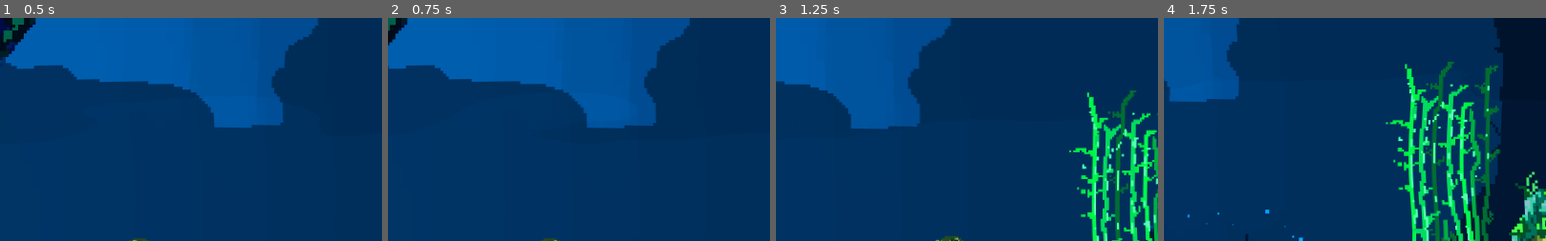
Above: before the commit, frames 1-4 (left to right).
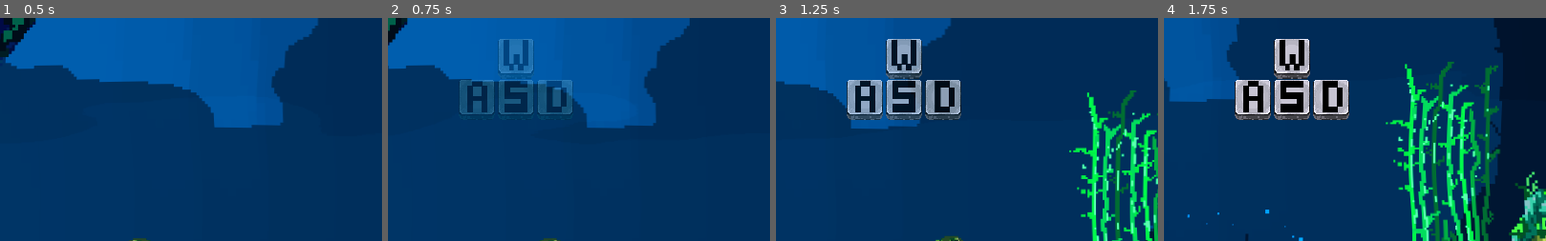
Above: after the commit, the same moments.

Repository: Gerchis/JamTeamSeas
Game: Godot game, scene res://Scenes/GameScene/GameScene.tscn
Two runs of this game, one before a commit and one after it. Both use one fixed random seed, a clock stepped at 60 frames per second and the inputs below. This scene is started directly instead of the project's main scene.
Inputs:
- Up to frame 1 (0.5 s): no input
- Up to frame 2 (0.75 s): hold D (right) from 0.53 s (still down)
- Up to frame 3 (1.25 s): keep holding D (right)
- Up to frame 4 (1.75 s): release D (right) at 1.28 s; hold S (down) from 1.28 s (still down)
The pictures show only the part of the screen within x 32-82%, y 0-50%; the shares and areas given below are measured in that part.

Frame 1 is identical in both runs. In frame 2, 5.0% of the frame differs, in the area x 18-49%, y 9-44%; in frame 3, 6.7%; in frame 4, 6.7%, in the area x 18-49%, y 9-46%.

Commit message:
NewBackground

Diff:
--- a/Scenes/GameScene/GameScene.tscn
+++ b/Scenes/GameScene/GameScene.tscn
@@ -19,6 +19,14 @@
 [ext_resource path="res://shader/BlackWhite.tres" type="Material" id=17]
 [ext_resource path="res://Scripts/GameAssets/GameScene.gd" type="Script" id=18]
 [ext_resource path="res://Circle.png" type="Texture" id=19]
+[ext_resource path="res://2DImage_WASD_Keys.png" type="Texture" id=20]
+[ext_resource path="res://2D_RUN.png" type="Texture" id=21]
+[ext_resource path="res://_0004_Break_beachCoral_001.png" type="Texture" id=22]
+[ext_resource path="res://_0002_Break_reefCoral_001.png" type="Texture" id=23]
+[ext_resource path="res://_0001_Break_shadow1rsPlane_001.png" type="Texture" id=24]
+[ext_resource path="res://_0006_Break_background_001.png" type="Texture" id=25]
+[ext_resource path="res://_0005_Break_reefCoral_002.png" type="Texture" id=26]
+[ext_resource path="res://_0003_Break_seaWeed_001.png" type="Texture" id=27]
 
 [sub_resource type="RectangleShape2D" id=1]
 extents = Vector2( 4007.22, 100.945 )
@@ -264,8 +272,7 @@
 "values": [ Color( 1, 1, 1, 0 ), Color( 0, 0, 0, 1 ) ]
 }
 
-[sub_resource type="Animation" id=20]
-resource_name = "FadeOut"
+[sub_resource type="Animation" id=23]
 length = 4.0
 tracks/0/type = "value"
 tracks/0/path = NodePath(".:modulate")
@@ -308,10 +315,59 @@
 } ]
 }
 
+[sub_resource type="Animation" id=24]
+resource_name = "Start"
+length = 4.5
+tracks/0/type = "value"
+tracks/0/path = NodePath(".:modulate")
+tracks/0/interp = 1
+tracks/0/loop_wrap = true
+tracks/0/imported = false
+tracks/0/enabled = true
+tracks/0/keys = {
+"times": PoolRealArray( 0, 0.5, 1.5, 3.5, 4.5 ),
+"transitions": PoolRealArray( 1, 1, 1, 1, 1 ),
+"update": 0,
+"values": [ Color( 1, 1, 1, 0 ), Color( 1, 1, 1, 0 ), Color( 1, 1, 1, 1 ), Color( 1, 1, 1, 1 ), Color( 1, 1, 1, 0 ) ]
+}
+
+[sub_resource type="Animation" id=25]
+resource_name = "End"
+length = 0.5
+tracks/0/type = "value"
+tracks/0/path = NodePath(".:modulate")
+tracks/0/interp = 1
+tracks/0/loop_wrap = true
+tracks/0/imported = false
+tracks/0/enabled = true
+tracks/0/keys = {
+"times": PoolRealArray( 0, 0.5 ),
+"transitions": PoolRealArray( 1, 1 ),
+"update": 0,
+"values": [ Color( 1, 1, 1, 1 ), Color( 1, 1, 1, 0 ) ]
+}
+
+[sub_resource type="Animation" id=26]
+resource_name = "Start"
+length = 0.5
+tracks/0/type = "value"
+tracks/0/path = NodePath(".:modulate")
+tracks/0/interp = 1
+tracks/0/loop_wrap = true
+tracks/0/imported = false
+tracks/0/enabled = true
+tracks/0/keys = {
+"times": PoolRealArray( 0, 0.5 ),
+"transitions": PoolRealArray( 1, 1 ),
+"update": 0,
+"values": [ Color( 1, 1, 1, 0 ), Color( 1, 1, 1, 1 ) ]
+}
+
 [node name="GameScene" type="Node2D"]
 script = ExtResource( 18 )
 wb_shader = ExtResource( 17 )
 sprite_list = [ NodePath("AbissalSea"), NodePath("ReefBackground"), NodePath("SeaBottom"), NodePath("LimitLeft"), NodePath("SeaWeed"), NodePath("Shadow") ]
+new_sprites = [ ExtResource( 25 ), ExtResource( 26 ), ExtResource( 22 ), ExtResource( 23 ), ExtResource( 27 ), ExtResource( 24 ) ]
 
 [node name="AbissalSea" type="Sprite" parent="."]
 material = ExtResource( 17 )
@@ -388,6 +444,7 @@
 
 [node name="PLayer" parent="." instance=ExtResource( 1 )]
 position = Vector2( 1131.75, 524.074 )
+run_anim = NodePath("../UI/Run/AnimationPlayer")
 
 [node name="Camera2D" type="Camera2D" parent="PLayer"]
 current = true
@@ -416,6 +473,7 @@
 position = Vector2( 0, -1144 )
 rotation = -1.5708
 script = ExtResource( 12 )
+run_anim = NodePath("../UI/Run/AnimationPlayer")
 
 [node name="FishingNetSprite" type="Sprite" parent="FishingNet"]
 position = Vector2( -323.939, -1533.71 )
@@ -509,7 +567,27 @@
 }
 
 [node name="AnimationPlayer" type="AnimationPlayer" parent="UI/SmokeFadeOut"]
-anims/FadeOut = SubResource( 20 )
+anims/FadeOut = SubResource( 23 )
+
+[node name="Keys" type="Sprite" parent="UI"]
+modulate = Color( 1, 1, 1, 0 )
+position = Vector2( 497.821, 82.5799 )
+scale = Vector2( 0.154262, 0.154262 )
+texture = ExtResource( 20 )
+
+[node name="AnimationPlayer" type="AnimationPlayer" parent="UI/Keys"]
+autoplay = "Start"
+anims/Start = SubResource( 24 )
+
+[node name="Run" type="Sprite" parent="UI"]
+modulate = Color( 1, 1, 1, 0 )
+position = Vector2( 503.276, 162.629 )
+scale = Vector2( 0.244077, 0.243405 )
+texture = ExtResource( 21 )
+
+[node name="AnimationPlayer" type="AnimationPlayer" parent="UI/Run"]
+anims/End = SubResource( 25 )
+anims/Start = SubResource( 26 )
 
 [connection signal="start_running" from="PLayer" to="FishingNet" method="_on_PLayer_start_running"]
 [connection signal="stop_movement" from="FishingNet" to="PLayer" method="_on_FishingNet_stop_movement"]
--- a/Scripts/GameAssets/GameScene.gd
+++ b/Scripts/GameAssets/GameScene.gd
@@ -2,6 +2,7 @@
 
 export var wb_shader : ShaderMaterial
 export(Array, NodePath) var sprite_list : Array
+export(Array, Texture) var new_sprites : Array
 
 
 func grayscale_assets(_factor : float):
@@ -11,3 +12,12 @@
 
 		if sprite.get_material() == wb_shader:
 			sprite.material.set_shader_param("factor",_factor)
+
+	for i in range(0, sprite_list.size()):
+
+		var sprite = get_node(sprite_list[i])
+
+		sprite.set_texture(new_sprites[i])
+
+		if sprite.get_material() == wb_shader:
+			sprite.material.set_shader_param("factor",_factor)
--- a/Scripts/GameAssets/Net/FishingNet.gd
+++ b/Scripts/GameAssets/Net/FishingNet.gd
@@ -1,4 +1,6 @@
 extends Node2D
+
+export(NodePath) var run_anim
 
 onready var anim := $AnimationPlayer
 onready var trigger := $NetTrigger
@@ -15,6 +17,7 @@
 
 func _on_PLayer_start_running() -> void:
 	anim.set_current_animation("Pos_Net")
+	get_node(run_anim).play("End")
 
 func destroy_net():
 	queue_free()
--- a/Scripts/Player/PLayerController.gd
+++ b/Scripts/Player/PLayerController.gd
@@ -3,6 +3,7 @@
 export var speed := 500.0
 export var accel := 10.0
 export var rotation_speed := 5.0
+export(NodePath) var run_anim
 
 var actual_velocity := Vector2.ZERO
 var actual_rotation := 0.0
@@ -63,3 +64,4 @@
 
 func _on_TimerRun_timeout() -> void:
 	is_running = true
+	get_node(run_anim).play("Start")
Not shown, added: Boat_001.png.import
Not shown, added: MoveText.png.import
Not shown, added: PropellerBoat_001.png.import
Not shown: 11 places in Scenes/GameScene/GameScene.tscn that only renumber resources
Not shown, added: _0001_Break_shadow1rsPlane_001.png.import
Not shown, added: _0002_Break_reefCoral_001.png.import
Not shown, added: _0003_Break_seaWeed_001.png.import
Not shown, added: _0004_Break_beachCoral_001.png.import
Not shown, added: _0005_Break_reefCoral_002.png.import
Not shown, added: _0006_Break_background_001.png.import
